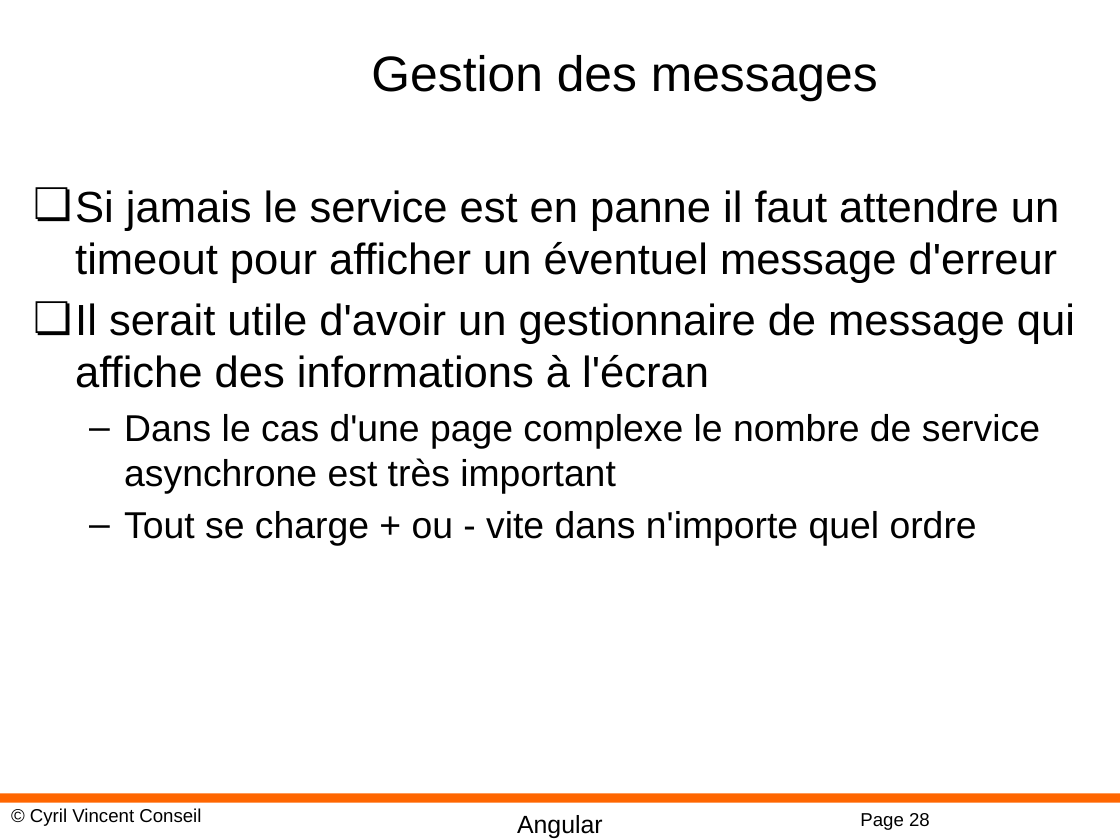
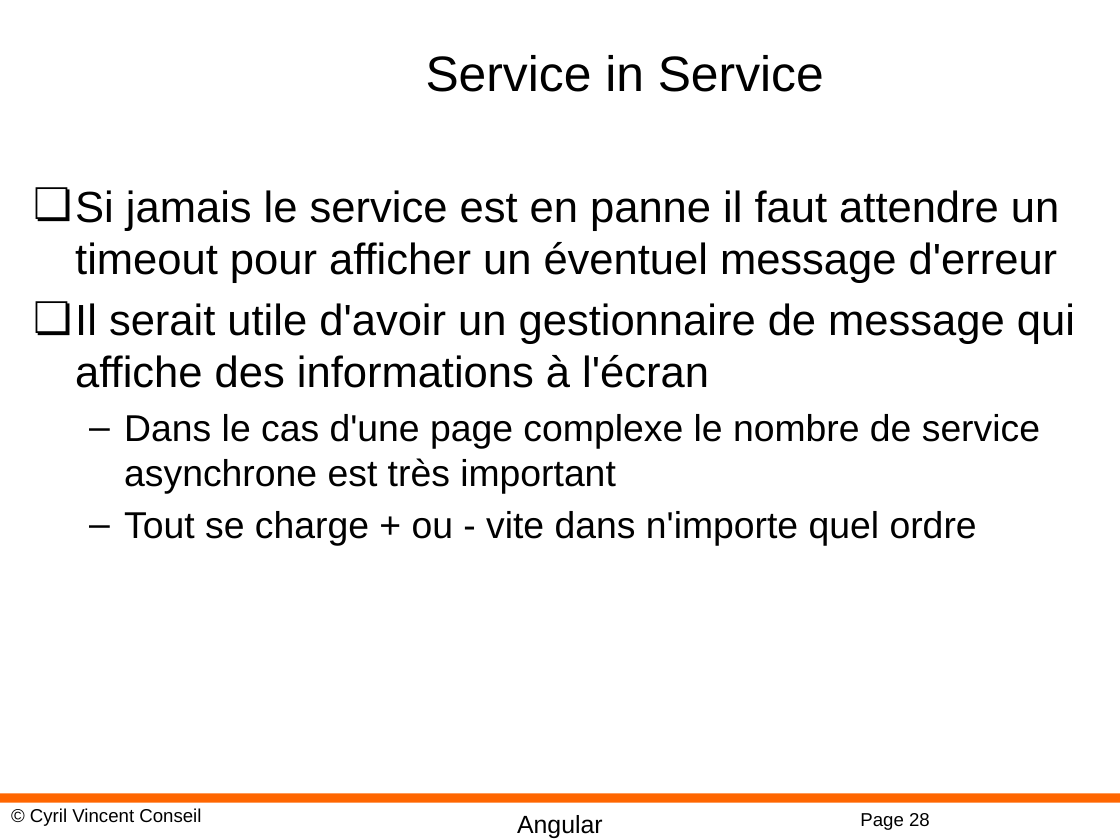
Before and after one commit to cyrilvincent/angular, a slide deck: slide 28 of PPT/Angular14-RXJS.pptx. Drawn at 1120x840 pixels with LibreOffice and Linux fonts; fonts in the diff are those of the drawing; background and template pictures are left out. Boxes give left, top, right and bottom in pixels: in the first picture for what was removed or moved away, otherwise in the second. Text is boxed around its words. In the diff, an @@ line names an element or a change of style, - is before the commit and + after.

```diff
--- a/PPT/Angular14-RXJS.pptx
+++ b/PPT/Angular14-RXJS.pptx
@@ title at (426, 55, 824, 92): text changed @@
-Gestion des messages
+Service in Service
```
Also in this commit, not shown: 2 other slides changed, 2 slides removed, 33 other files.
